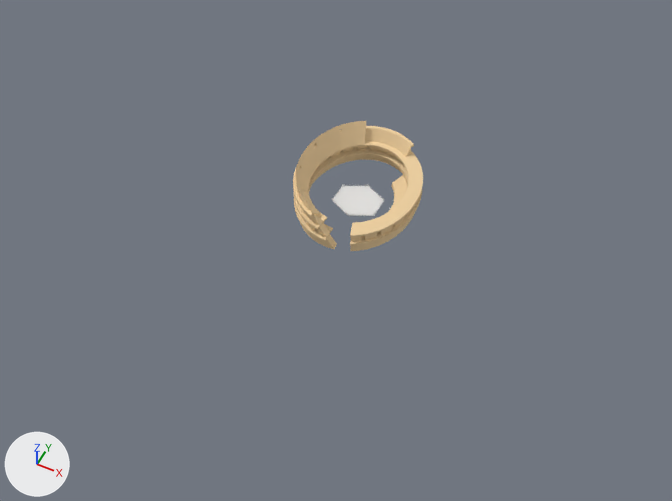
A saved change to the Blender file art/arena/Arena.blend.
Both versions are drawn from a camera (50 mm lens) standing at (118.0, -258.0, 285.0) and looking at (2.0, -25.0, -6.0). Arrows for +X, +Y and +Z are at lower left; the lights stay in place. The older version comes first.

The older version as bpy lines, for what is in view:
```python
me_arena = bpy.data.meshes.new('arena')
me_arena.from_pydata(...)  # 414 vertices, 294 faces; spans x -10.0..10.0, y -10.0..10.0, z 0.0..1.5
me_arena.polygons.foreach_set('use_smooth', [True] * 294)
# faces by material slot: [212, 10, 72]
me_arena.materials.append(mat_arenamaterial_texface_gym_arena_png)  # its picture is missing
me_arena.materials.append(mat_arenafloormaterial)  # white #e7e7e7
me_arena.materials.append(mat_arenaropesmaterial)  # white #e7e7e7
me_coliseum = bpy.data.meshes.new('coliseum')
me_coliseum.from_pydata(...)  # 2352 vertices, 2232 faces; spans x -26.2..26.2, y -31.5..31.5, z 0.0..20.0
me_coliseum.materials.append(mat_coliseummaterial)  # beige #edd0a2
ob_arena = bpy.data.objects.new('arena', me_arena)
ob_arena.location = (0.0, 0.0, 0.0)
ob_coliseum = bpy.data.objects.new('coliseum', me_coliseum)
ob_coliseum.location = (0.0, 0.0, 0.0)
```
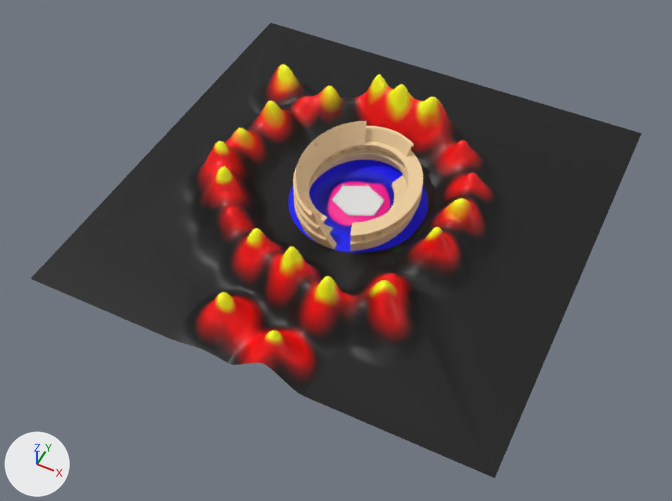
Location of each change, (x1, y1, x2, y2) in pixels of the pictures (672 x 501 px):
'field', added: after (31, 23, 642, 478)

The change, as a list of edits to the scene's bpy script:
```text
Add img_field_map_png:
    img_field_map_png = load_image('field_map.png', '../../media/tumbu/arena/field_map.png', 1024, 1024, 'Non-Color')
Add mat_fieldmaterial:
    mat_fieldmaterial = principled_material('fieldMaterial')
    mat_fieldmaterial.texture = img_field_map_png
Add me_field:
    me_field.from_pydata(...)  # 31478 vertices, 62914 faces, 2 loose edges; spans x -98.0..98.0, y -98.0..98.0, z -2.0..30.0
    me_field.polygons.foreach_set('use_smooth', [True] * 62914)
    me_field.materials.append(mat_fieldmaterial)  # picture img_field_map_png
Add ob_field:
    ob_field = bpy.data.objects.new('field', me_field)
    ob_field.location = (0.0, 0.0, 0.0)
```
